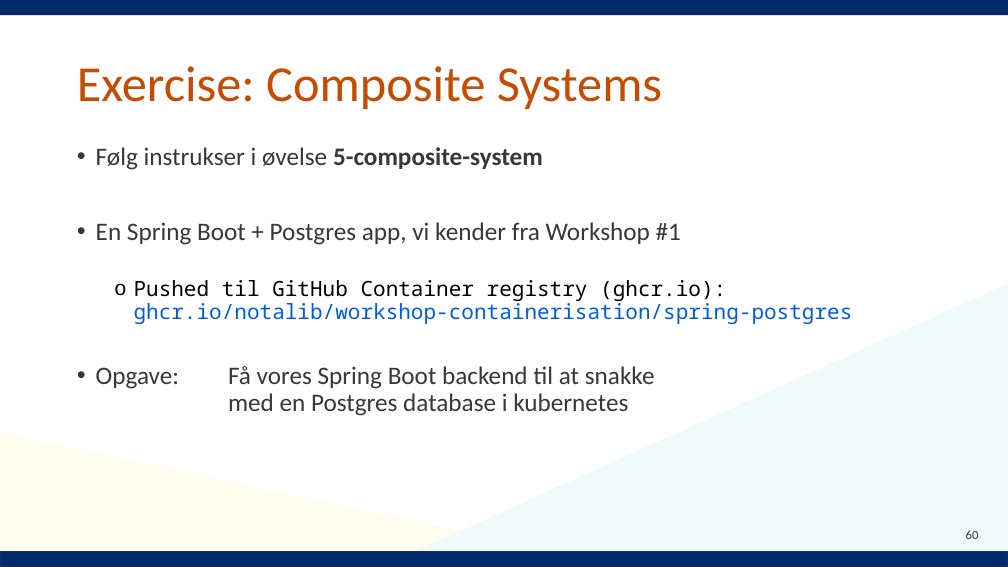
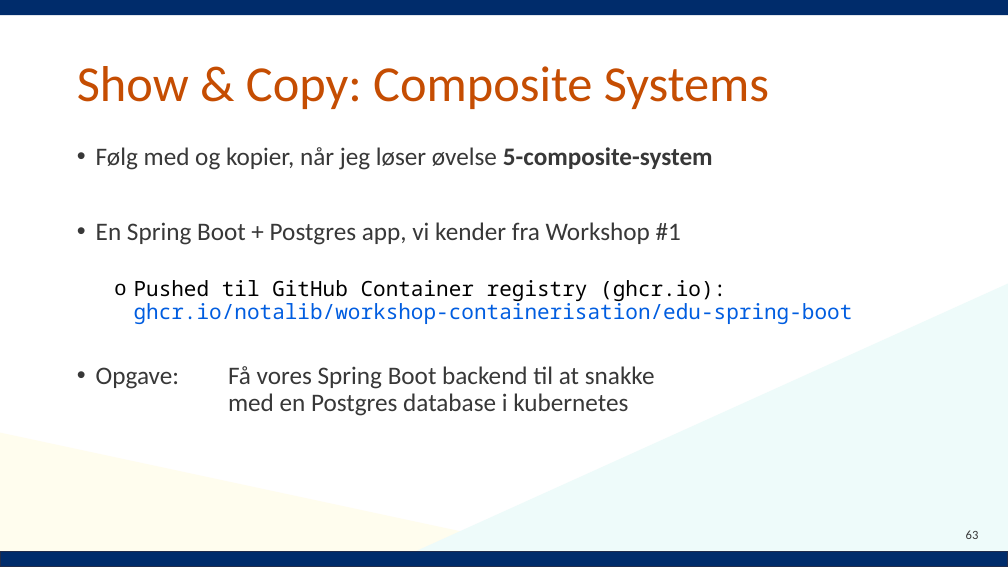
Before and after one commit to Notalib/workshop-kubernetes, a slide deck: slide 63 of Kubernetes_workshop.pptx (slide 60 before the commit). Drawn at 1008x567 pixels with LibreOffice and Linux fonts; fonts in the diff are those of the drawing; background and template pictures are left out. Boxes give left, top, right and bottom in pixels: in the first picture for what was removed or moved away, otherwise in the second. Text is boxed around its words. In the diff, an @@ line names an element or a change of style, - is before the commit and + after.

```diff
--- a/Kubernetes_workshop.pptx
+++ b/Kubernetes_workshop.pptx
@@ title at (x1=77, y1=66, x2=769, y2=109): text changed @@
-Exercise: Composite Systems
+Show & Copy: Composite Systems
@@ text at (x1=96, y1=147, x2=713, y2=170): text changed @@
-• Følg instrukser i øvelse 5-composite-system
+• Følg med og kopier, når jeg løser øvelse 5-composite-system
@@ text at (x1=134, y1=280, x2=853, y2=324): text changed @@
-  o Pushed til GitHub Container registry (ghcr.io):
-    ghcr.io/notalib/workshop-containerisation/spring-postgres
+  o Pushed til GitHub Container registry (ghcr.io):
+    ghcr.io/notalib/workshop-containerisation/edu-spring-boot
@@ page number at (x1=966, y1=530, x2=979, y2=539): text changed @@
-60
+63
```
Also in this commit, not shown: 37 other slides changed, 4 slides added, 1 slide removed.
